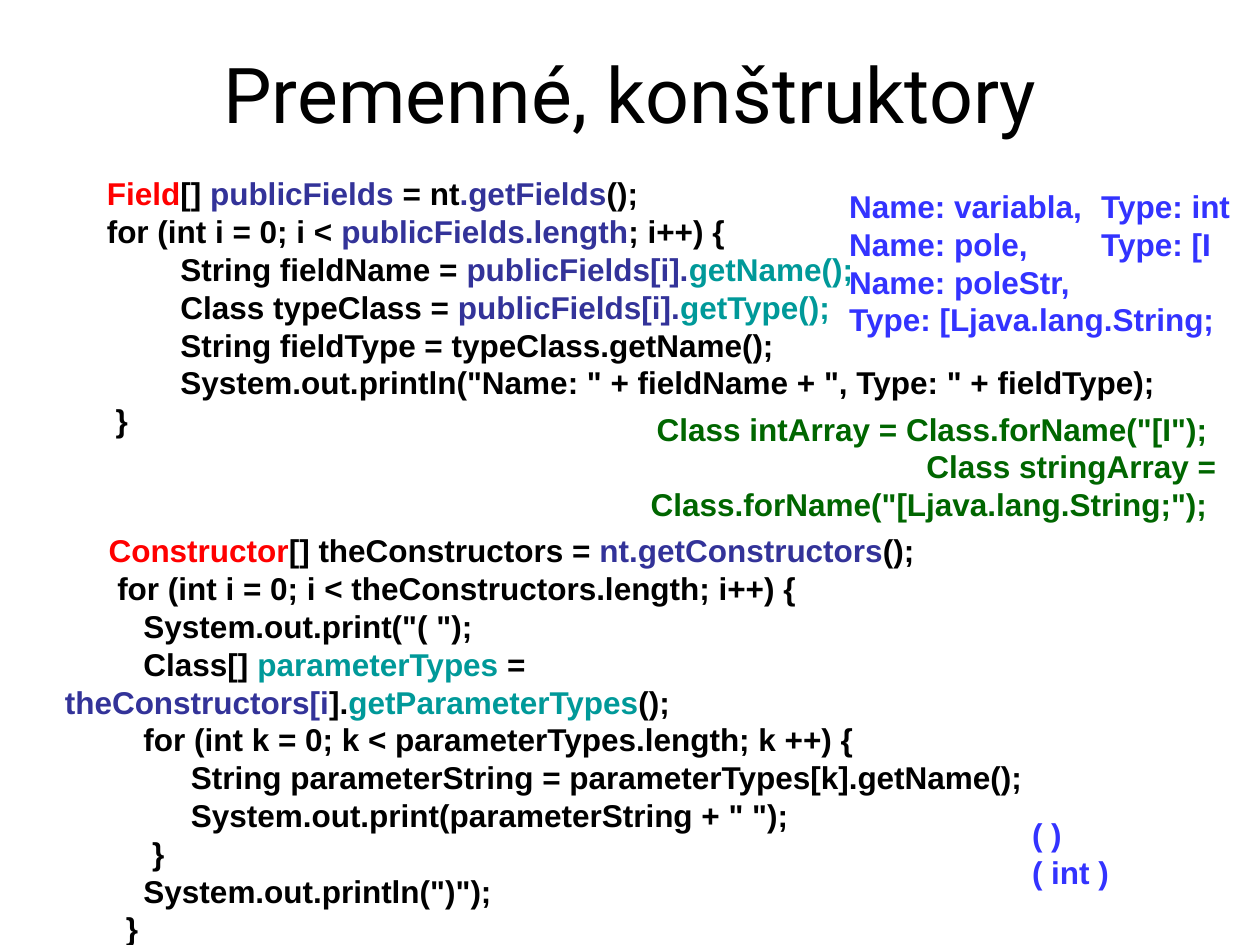
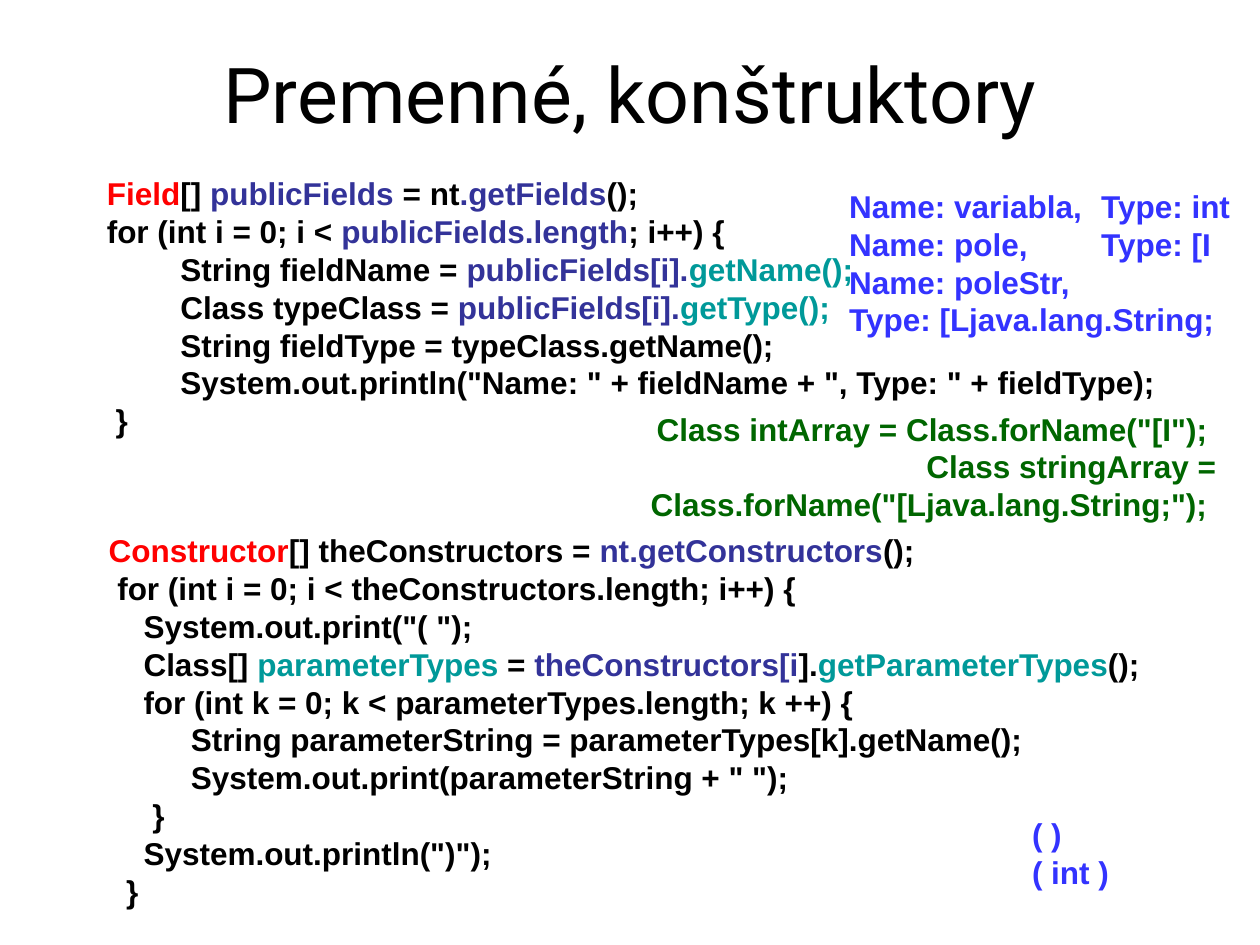
Before and after one commit to Programovanie4/Prednasky, a slide deck: slide 7 of 13/13_java.ppt. Drawn at 1260x945 pixels with LibreOffice and Linux fonts; fonts in the diff are those of the drawing. Boxes give left, top, right and bottom in pixels: in the first picture for what was removed or moved away, otherwise in the second. Text is boxed around its words. In the diff, an @@ line names an element or a change of style, - is before the commit and + after.

```diff
--- a/13/13_java.ppt
+++ b/13/13_java.ppt
@@ text "Constructor[] theConstructors = nt.getConstructors();" rewrapped from (65,539,1021,909) to (109,539,1139,871) @@
```
Also in this commit, not shown: 6 other slides changed, 2 slides added, 1 other file.
